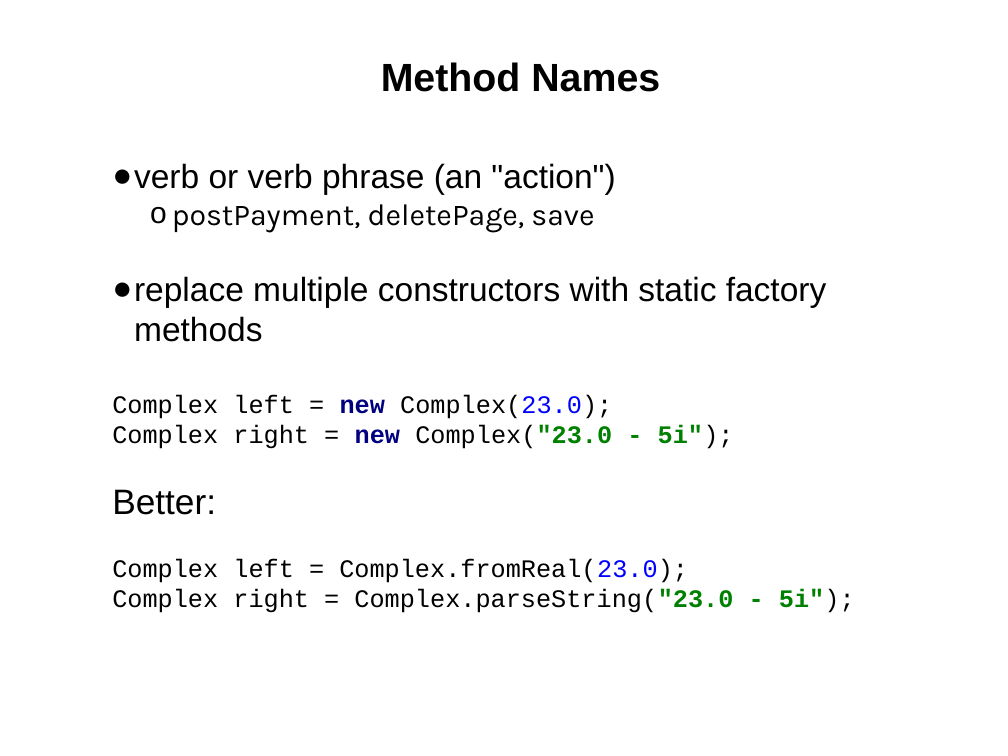
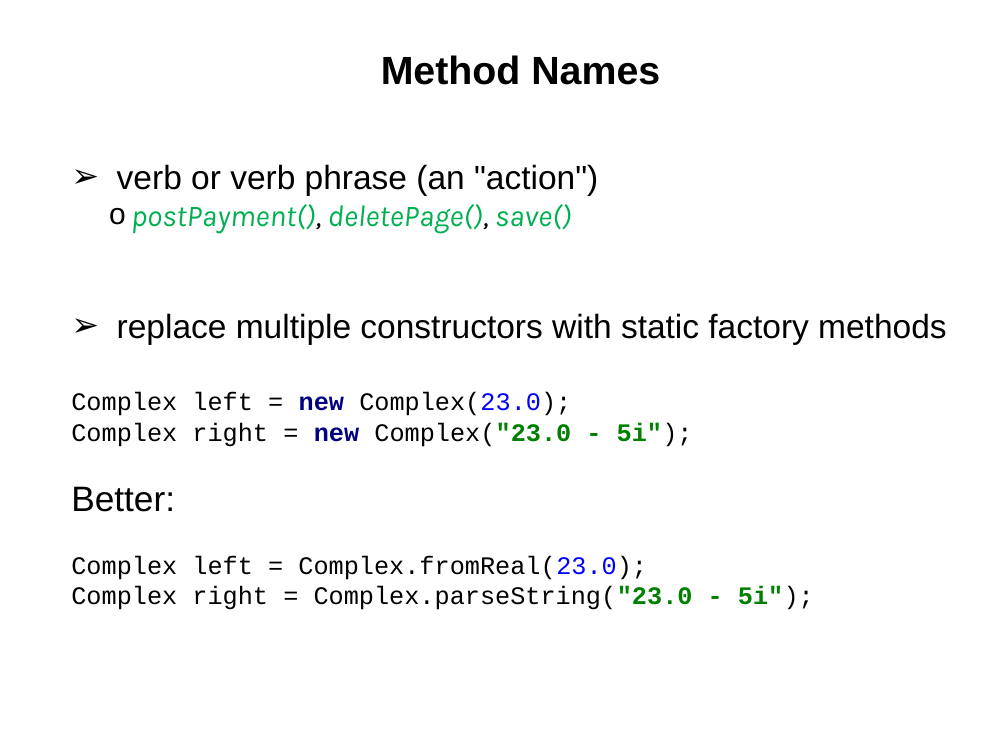
Before and after one commit to cvmocanu/clean-code-presentation, a slide deck: slide 34 of Clean Code.pptx (slide 30 before the commit). Drawn at 1008x756 pixels with LibreOffice and Linux fonts; fonts in the diff are those of the drawing. Boxes give left, top, right and bottom in pixels: in the first picture for what was removed or moved away, otherwise in the second. Text is boxed around its words. In the diff, an @@ line names an element or a change of style, - is before the commit and + after.

```diff
--- a/Clean Code.pptx
+++ b/Clean Code.pptx
@@ title "Method Names": place and size @@
-title "Method Names" at (381,62,660,92)
+title "Method Names" at (381,55,660,85)
@@ text "verb or verb phrase (an ...": place and size @@
-text "verb or verb phrase (an ..." at (112,163,855,613)
+text "verb or verb phrase (an ..." at (71,164,946,610)
@@ text at (117,164,946,344): bullet ● to ➢ @@
@@ text at (131,204,572,233): text changed; text colour #000000 to #00B050; italic on @@
-  o postPayment, deletePage, save
+  o postPayment(), deletePage(), save()
```
Also in this commit, not shown: 27 other slides changed, 7 slides added.
